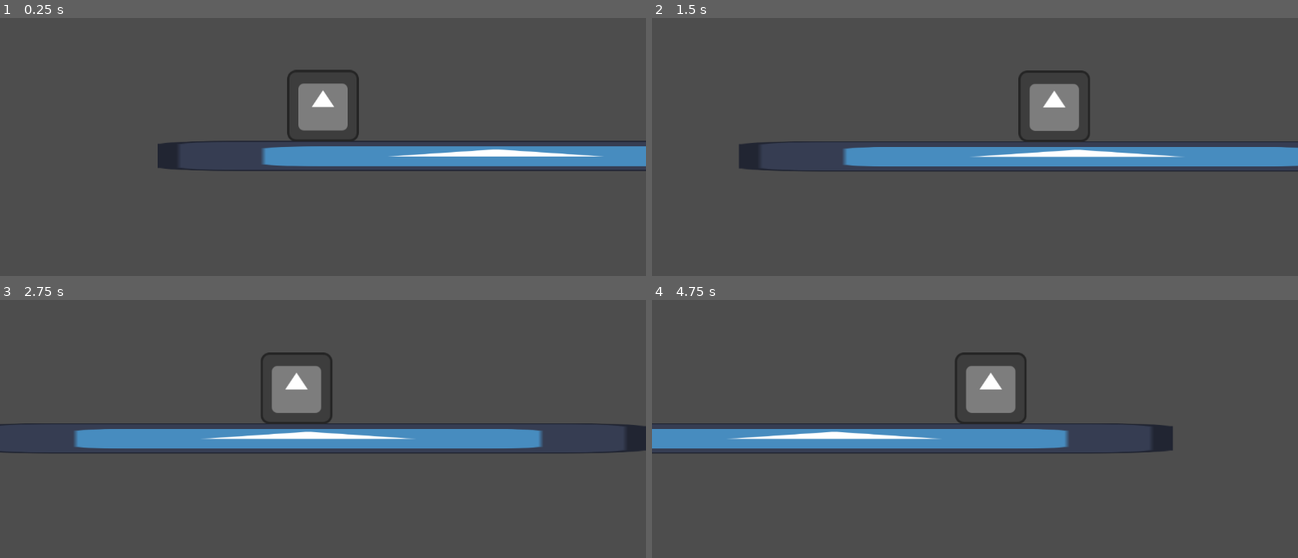
Above: before the commit, frames 1-4 (two rows, left to right).
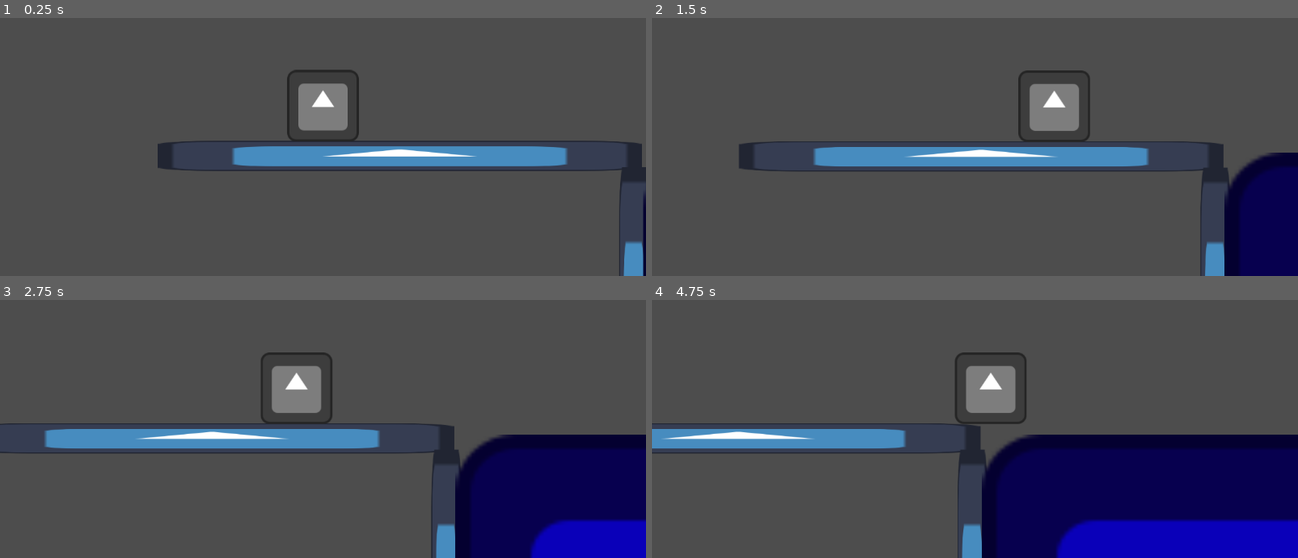
Above: after the commit, the same moments.

Repository: babandrey/Underneath
Game: Godot game, scene res://Scenes/test_platformer.tscn
Two runs of this game, one before a commit and one after it. Both use one fixed random seed, a clock stepped at 60 frames per second and the inputs below. Before the commit the project starts from res://test_platformer.tscn. The engine's default icon, where the game draws it, is replaced by a stand-in: a white triangle on a blue panel in a dark square.
Inputs:
- Up to frame 1 (0.25 s): no input
- Up to frame 2 (1.5 s): tap Enter at 0.5 s; hold D (right) from 0.53 s (still down); tap Space (jump) at 0.6, 0.77, 1.07, 1.35 s
- Up to frame 3 (2.75 s): tap Space (jump) at 1.52, 1.82, 2.1 s; release D (right) at 2.03 s; hold Left (left) from 2.03 s (still down)
- Up to frame 4 (4.75 s): release Left (left) at 2.78 s; hold D (right) 2.78-4.28 s; tap Space (jump) at 2.85, 3.02, 3.32, 3.6, 3.77, 4.07, 4.35, 4.52 s; hold Left (left) from 4.28 s (still down)

The runs differ from the first frame. In frame 1, 3.1% of the frame differs, in the area x 26-100%, y 47-100%; in frame 2, 8.5%; in frame 3, 17%; in frame 4, 26%, in the area x 1-100%, y 47-100%.

Commit message:
added player swimming

Diff:
--- /dev/null
+++ b/Scenes/player.tscn
@@ -0,0 +1,42 @@
+[gd_scene load_steps=6 format=3 uid="uid://b030j6fl17evo"]
+
+[ext_resource type="Script" uid="uid://cexoyfubv2nrc" path="res://Scripts/player.gd" id="1_6t5aa"]
+[ext_resource type="Shader" uid="uid://dp6u6fdwjdgra" path="res://grayscale.gdshader" id="2_vgqql"]
+[ext_resource type="Texture2D" uid="uid://clb3wdqwhngny" path="res://icon.svg" id="3_fkybt"]
+
+[sub_resource type="ShaderMaterial" id="ShaderMaterial_b0n32"]
+shader = ExtResource("2_vgqql")
+shader_parameter/red_open = false
+shader_parameter/blue_open = true
+shader_parameter/green_open = false
+shader_parameter/purple_open = false
+shader_parameter/yellow_open = false
+shader_parameter/red = Color(0.8980392, 0.23921569, 0.32156864, 1)
+shader_parameter/blue = Color(0.21568628, 0.3137255, 0.8862745, 1)
+shader_parameter/green = Color(0, 0.8666667, 0, 1)
+shader_parameter/purple = Color(0.49009496, 0.2373046, 0.7094146, 1)
+shader_parameter/yellow = Color(0.87058824, 0.98039216, 0, 1)
+shader_parameter/threshold = 0.25
+
+[sub_resource type="RectangleShape2D" id="RectangleShape2D_8uh7m"]
+size = Vector2(128, 128)
+
+[node name="Player" type="CharacterBody2D"]
+z_index = 5
+collision_mask = 14
+script = ExtResource("1_6t5aa")
+acceleration = 50.0
+deacceleration = 50.0
+
+[node name="Sprite2D" type="Sprite2D" parent="."]
+material = SubResource("ShaderMaterial_b0n32")
+texture = ExtResource("3_fkybt")
+
+[node name="CollisionShape2D" type="CollisionShape2D" parent="."]
+visible = false
+shape = SubResource("RectangleShape2D_8uh7m")
+
+[node name="Camera2D" type="Camera2D" parent="."]
+position_smoothing_enabled = true
+drag_horizontal_enabled = true
+drag_vertical_enabled = true
--- a/Scenes/test_platformer.tscn
+++ b/Scenes/test_platformer.tscn
@@ -1,58 +1,83 @@
-[gd_scene load_steps=7 format=3 uid="uid://dpare2c5pfeq3"]
+[gd_scene load_steps=5 format=3 uid="uid://cumn78w0n5mp4"]
 
-[ext_resource type="Script" uid="uid://cexoyfubv2nrc" path="res://Scripts/player.gd" id="1_37kl0"]
+[ext_resource type="PackedScene" uid="uid://b030j6fl17evo" path="res://Scenes/player.tscn" id="1_qqjtu"]
 [ext_resource type="Texture2D" uid="uid://clb3wdqwhngny" path="res://icon.svg" id="2_8uh7m"]
-[ext_resource type="Shader" uid="uid://dp6u6fdwjdgra" path="res://grayscale.gdshader" id="2_m1smf"]
-
-[sub_resource type="ShaderMaterial" id="ShaderMaterial_b0n32"]
-shader = ExtResource("2_m1smf")
-shader_parameter/red_open = false
-shader_parameter/blue_open = false
-shader_parameter/green_open = false
-shader_parameter/purple_open = false
-shader_parameter/yellow_open = false
-shader_parameter/red = Color(0.8980392, 0.23921569, 0.32156864, 1)
-shader_parameter/blue = Color(0.3180015, 0.59325933, 0.7989095, 1)
-shader_parameter/green = Color(0, 0.8666667, 0, 1)
-shader_parameter/purple = Color(0.49009496, 0.2373046, 0.7094146, 1)
-shader_parameter/yellow = Color(0.87058824, 0.98039216, 0, 1)
-shader_parameter/threshold = 0.25
-
-[sub_resource type="RectangleShape2D" id="RectangleShape2D_8uh7m"]
-size = Vector2(128, 128)
+[ext_resource type="PackedScene" uid="uid://ca8cjq2maapex" path="res://Scenes/water.tscn" id="3_sv7eu"]
 
 [sub_resource type="RectangleShape2D" id="RectangleShape2D_6uqi0"]
-size = Vector2(1204, 53)
+size = Vector2(865, 53)
 
 [node name="TestPlatformer" type="Node2D"]
 
-[node name="Player" type="CharacterBody2D" parent="."]
+[node name="Player" parent="." instance=ExtResource("1_qqjtu")]
 position = Vector2(198, 177)
-script = ExtResource("1_37kl0")
-acceleration = 50.0
-deacceleration = 50.0
-
-[node name="Sprite2D" type="Sprite2D" parent="Player"]
-material = SubResource("ShaderMaterial_b0n32")
-texture = ExtResource("2_8uh7m")
-
-[node name="CollisionShape2D" type="CollisionShape2D" parent="Player"]
-visible = false
-shape = SubResource("RectangleShape2D_8uh7m")
-
-[node name="Camera2D" type="Camera2D" parent="Player"]
-position_smoothing_enabled = true
-drag_horizontal_enabled = true
-drag_vertical_enabled = true
 
 [node name="Ground" type="StaticBody2D" parent="."]
 position = Vector2(203, 287)
+collision_layer = 2
 
 [node name="CollisionShape2D" type="CollisionShape2D" parent="Ground"]
-position = Vector2(304, 0)
+position = Vector2(134.5, 0)
 shape = SubResource("RectangleShape2D_6uqi0")
 
 [node name="Sprite2D" type="Sprite2D" parent="Ground"]
-position = Vector2(303.5, -1)
-scale = Vector2(9.4296875, 0.421875)
+position = Vector2(132, -1)
+scale = Vector2(6.75, 0.421875)
 texture = ExtResource("2_8uh7m")
+
+[node name="Ground2" type="StaticBody2D" parent="."]
+position = Vector2(1932, 296)
+collision_layer = 2
+
+[node name="CollisionShape2D" type="CollisionShape2D" parent="Ground2"]
+position = Vector2(134.5, 0)
+shape = SubResource("RectangleShape2D_6uqi0")
+
+[node name="Sprite2D" type="Sprite2D" parent="Ground2"]
+position = Vector2(132, -1)
+scale = Vector2(6.75, 0.421875)
+texture = ExtResource("2_8uh7m")
+
+[node name="Ground3" type="StaticBody2D" parent="."]
+position = Vector2(1073, 1144)
+collision_layer = 2
+
+[node name="CollisionShape2D" type="CollisionShape2D" parent="Ground3"]
+position = Vector2(134.5, 0)
+shape = SubResource("RectangleShape2D_6uqi0")
+
+[node name="Sprite2D" type="Sprite2D" parent="Ground3"]
+position = Vector2(132, -1)
+scale = Vector2(6.75, 0.421875)
+texture = ExtResource("2_8uh7m")
+
+[node name="Ground4" type="StaticBody2D" parent="."]
+position = Vector2(752, 606)
+rotation = 1.5707964
+collision_layer = 2
+
+[node name="CollisionShape2D" type="CollisionShape2D" parent="Ground4"]
+position = Vector2(134.5, 0)
+shape = SubResource("RectangleShape2D_6uqi0")
+
+[node name="Sprite2D" type="Sprite2D" parent="Ground4"]
+position = Vector2(132, -1)
+scale = Vector2(6.75, 0.421875)
+texture = ExtResource("2_8uh7m")
+
+[node name="Ground5" type="StaticBody2D" parent="."]
+position = Vector2(1667, 603)
+rotation = 1.5707964
+collision_layer = 2
+
+[node name="CollisionShape2D" type="CollisionShape2D" parent="Ground5"]
+position = Vector2(134.5, 0)
+shape = SubResource("RectangleShape2D_6uqi0")
+
+[node name="Sprite2D" type="Sprite2D" parent="Ground5"]
+position = Vector2(132, -1)
+scale = Vector2(6.75, 0.421875)
+texture = ExtResource("2_8uh7m")
+
+[node name="Water" parent="." instance=ExtResource("3_sv7eu")]
+position = Vector2(1069, 290)
--- /dev/null
+++ b/Scenes/water.tscn
@@ -0,0 +1,25 @@
+[gd_scene load_steps=4 format=3 uid="uid://ca8cjq2maapex"]
+
+[ext_resource type="Script" uid="uid://vtxq33altnoq" path="res://water.gd" id="1_gf5bf"]
+[ext_resource type="Texture2D" uid="uid://clb3wdqwhngny" path="res://icon.svg" id="2_qq3op"]
+
+[sub_resource type="RectangleShape2D" id="RectangleShape2D_knpqy"]
+size = Vector2(851, 1099.2168)
+
+[node name="Water" type="Area2D"]
+collision_layer = 2
+script = ExtResource("1_gf5bf")
+
+[node name="WaterZone" type="CollisionShape2D" parent="."]
+position = Vector2(133, 403)
+scale = Vector2(1.0174894, 0.74670833)
+shape = SubResource("RectangleShape2D_knpqy")
+
+[node name="Sprite2D" type="Sprite2D" parent="."]
+modulate = Color(0.1394664, 0, 0.96811193, 1)
+position = Vector2(132, 400)
+scale = Vector2(6.75, 6.421875)
+texture = ExtResource("2_qq3op")
+
+[connection signal="body_entered" from="." to="." method="_on_body_entered"]
+[connection signal="body_exited" from="." to="." method="_on_body_exited"]
--- a/Scripts/player.gd
+++ b/Scripts/player.gd
@@ -6,17 +6,51 @@
 @export var jump_velocity = 400.0
 @export var gravity = 980.0
 
+@export var water_speed = 170.0
+@export var water_acceleration = 10.0
+@export var water_deaccelartion = 10.0
+@export var water_jump_velocity = 250.0
+@export var water_gravity = 200.0
+@export var max_water_gravity_velocity = 200.0
+
+var can_swim := false
+var is_swimming = false
+
+@onready var start_position := global_position
+
 func _physics_process(delta: float) -> void:
+	var g = water_gravity if is_swimming else gravity
+	var acc = water_acceleration if is_swimming else acceleration
+	var deacc = water_deaccelartion if is_swimming else deacceleration
+	var spd = water_speed if is_swimming else speed
+	var jump_vel = water_jump_velocity if is_swimming else jump_velocity
+
 	if not is_on_floor():
-		velocity.y += gravity * delta
+		velocity.y += g * delta
+		if is_swimming:
+			velocity.y = min(max_water_gravity_velocity, velocity.y)
 
-	if Input.is_action_just_pressed("jump") and is_on_floor():
-		velocity.y = -jump_velocity
+	if Input.is_action_just_pressed("jump"):
+		if is_swimming or is_on_floor():
+			velocity.y = -jump_vel
 
 	var direction := Input.get_axis("left", "right")
 	if direction:
-		velocity.x = move_toward(velocity.x, direction * speed, acceleration)
+		velocity.x = move_toward(velocity.x, direction * spd, acc)
 	else:
-		velocity.x = move_toward(velocity.x, 0.0, deacceleration)
+		velocity.x = move_toward(velocity.x, 0.0, deacc)
 
 	move_and_slide()
+
+func unlock_swim() -> void:
+	can_swim = true
+
+func start_swim() -> void:
+	is_swimming = true
+	velocity.y = clampf(velocity.y, 0.0, velocity.y - 200.0)
+
+func stop_swim() -> void:
+	is_swimming = false
+
+func respawn() -> void:
+	global_position = start_position
--- a/project.godot
+++ b/project.godot
@@ -32,8 +32,16 @@
 jump={
 "deadzone": 0.2,
 "events": [Object(InputEventKey,"resource_local_to_scene":false,"resource_name":"","device":-1,"window_id":0,"alt_press …(191 unchanged characters)…
+, Object(InputEventKey,"resource_local_to_scene":false,"resource_name":"","device":-1,"window_id":0,"alt_pressed":false,"shift_pressed":false,"ctrl_pressed":false,"meta_pressed":false,"pressed":false,"keycode":0,"physical_keycode":4194320,"key_label":0,"unicode":0,"location":0,"echo":false,"script":null)
 ]
 }
+
+[layer_names]
+
+2d_physics/layer_1="Player"
+2d_physics/layer_2="Ground"
+2d_physics/layer_3="WaterDeathZone"
+2d_physics/layer_4="Checkpoint"
 
 [physics]
 
--- a/test_platformer.tscn
+++ /dev/null
@@ -1,64 +0,0 @@
-[gd_scene load_steps=7 format=3 uid="uid://cumn78w0n5mp4"]
-
-[ext_resource type="Script" uid="uid://cexoyfubv2nrc" path="res://Scripts/player.gd" id="1_37kl0"]
-[ext_resource type="Texture2D" uid="uid://clb3wdqwhngny" path="res://icon.svg" id="2_8uh7m"]
-[ext_resource type="Shader" uid="uid://dp6u6fdwjdgra" path="res://grayscale.gdshader" id="2_m1smf"]
-
-[sub_resource type="ShaderMaterial" id="ShaderMaterial_b0n32"]
-shader = ExtResource("2_m1smf")
-shader_parameter/red_open = false
-shader_parameter/blue_open = true
-shader_parameter/green_open = false
-shader_parameter/purple_open = false
-shader_parameter/yellow_open = false
-shader_parameter/red = Color(0.8980392, 0.23921569, 0.32156864, 1)
-shader_parameter/blue = Color(0.21568628, 0.3137255, 0.8862745, 1)
-shader_parameter/green = Color(0, 0.8666667, 0, 1)
-shader_parameter/purple = Color(0.49009496, 0.2373046, 0.7094146, 1)
-shader_parameter/yellow = Color(0.87058824, 0.98039216, 0, 1)
-shader_parameter/threshold = 0.25
-
-[sub_resource type="RectangleShape2D" id="RectangleShape2D_8uh7m"]
-size = Vector2(128, 128)
-
-[sub_resource type="RectangleShape2D" id="RectangleShape2D_6uqi0"]
-size = Vector2(1204, 53)
-
-[node name="TestPlatformer" type="Node2D"]
-
-[node name="Player" type="CharacterBody2D" parent="."]
-z_index = 5
-position = Vector2(198, 177)
-script = ExtResource("1_37kl0")
-acceleration = 50.0
-deacceleration = 50.0
-
-[node name="Sprite2D" type="Sprite2D" parent="Player"]
-material = SubResource("ShaderMaterial_b0n32")
-texture = ExtResource("2_8uh7m")
-
-[node name="CollisionShape2D" type="CollisionShape2D" parent="Player"]
-visible = false
-shape = SubResource("RectangleShape2D_8uh7m")
-
-[node name="Camera2D" type="Camera2D" parent="Player"]
-position_smoothing_enabled = true
-drag_horizontal_enabled = true
-drag_vertical_enabled = true
-
-[node name="Ground" type="StaticBody2D" parent="."]
-position = Vector2(203, 287)
-
-[node name="CollisionShape2D" type="CollisionShape2D" parent="Ground"]
-position = Vector2(304, 0)
-shape = SubResource("RectangleShape2D_6uqi0")
-
-[node name="Sprite2D" type="Sprite2D" parent="Ground"]
-position = Vector2(303.5, -1)
-scale = Vector2(9.4296875, 0.421875)
-texture = ExtResource("2_8uh7m")
-
-[node name="Sadness" type="Sprite2D" parent="Ground"]
-material = SubResource("ShaderMaterial_b0n32")
-position = Vector2(481, -192)
-scale = Vector2(0.5, 0.5)
--- /dev/null
+++ b/water.gd
@@ -0,0 +1,11 @@
+extends Area2D
+
+func _on_body_entered(player: Player):
+	if player.can_swim:
+		player.start_swim()
+	else:
+		player.respawn()
+
+func _on_body_exited(player: Player):
+	if player.can_swim and player.is_swimming:
+		player.stop_swim()
Not shown, added: water.gd.uid
